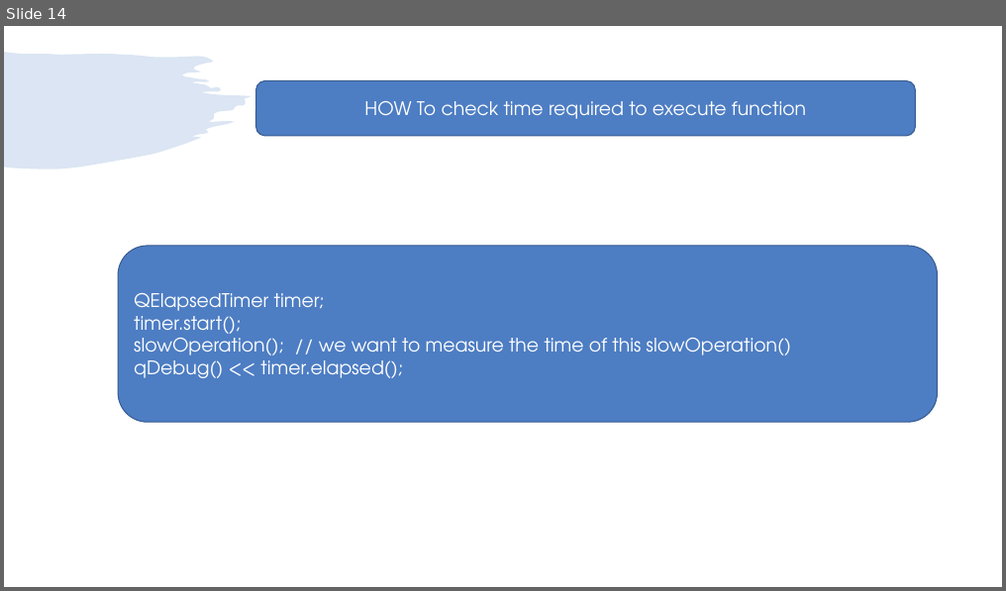
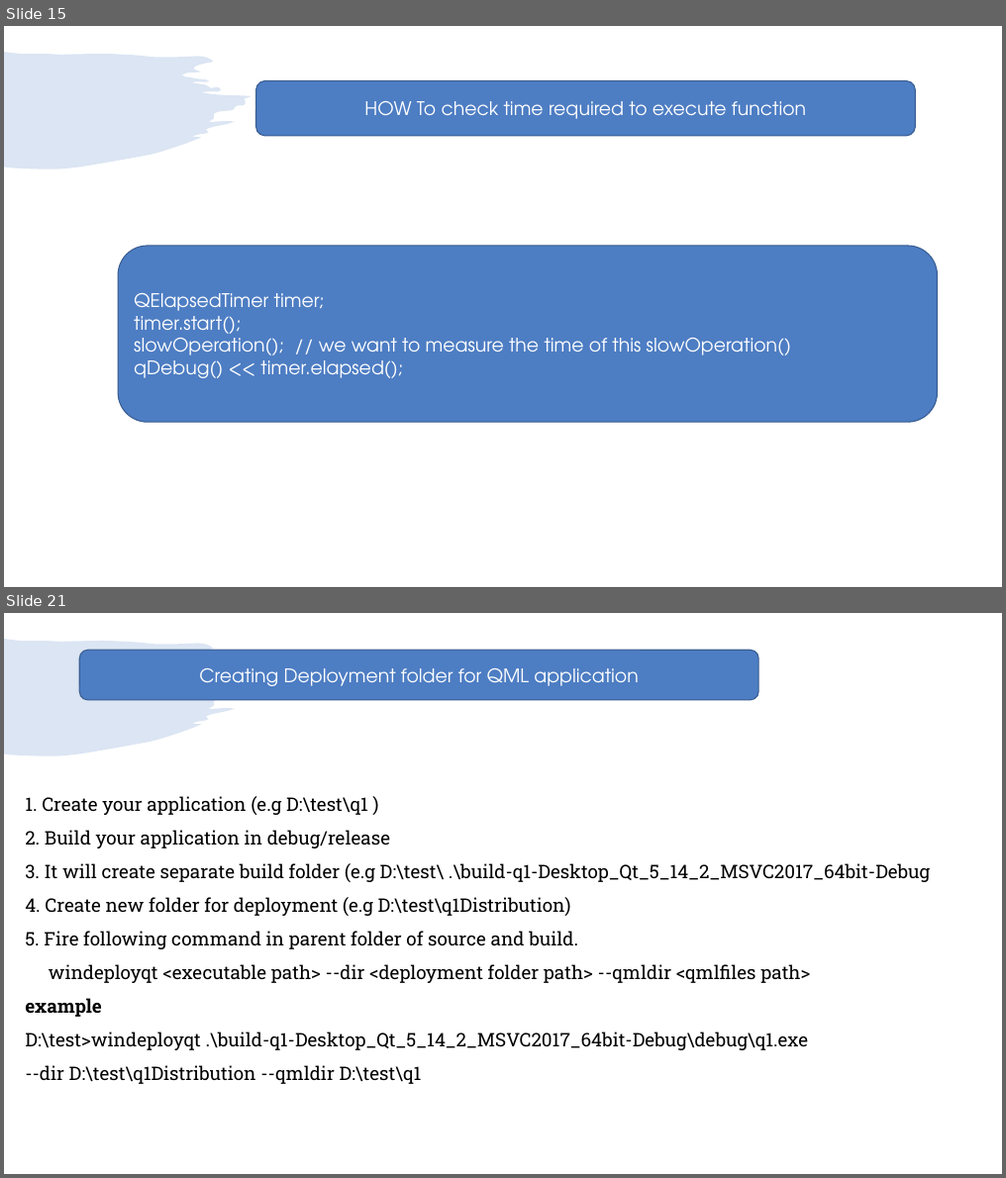
Before and after one commit to girishlande/QtProjects, a slide deck: learnings.pptx. Shown one above the other, each under a label of ours: slide 14 before the commit, slides 15 and 21 after it; the slides between them are not shown. The pictures are 1006x591 and 1006x1178 pixels, drawn with LibreOffice and Linux fonts; fonts in the diff are those of the drawing. Boxes give left, top, right and bottom in pixels: in the first picture for what was removed or moved away, otherwise in the second. Text is boxed around its words. In the diff, an @@ line names an element or a change of style, - is before the commit and + after.

```diff
--- a/learnings.pptx
+++ b/learnings.pptx
@@ slide 21 added at (x1=4, y1=613, x2=1002, y2=1174), background #FFFFFF; not listed: 1 template element that a slide beside it also shows @@
@@ rounded rectangle added at (x1=79, y1=650, x2=758, y2=700), fill #4D7DC3, outline #395C90 1 pt, 18 pt, text #FFFFFF @@
+Creating Deployment folder for QML application
@@ text added at (x1=25, y1=796, x2=930, y2=1084), 18 pt, text #000000 @@
+1. Create your application (e.g D:\test\q1 )
+2. Build your application in debug/release
+3. It will create separate build folder (e.g D:\test\ .\build-q1-Desktop_Qt_5_14_2_MSVC2017_64bit-Debug
+4. Create new folder for deployment (e.g D:\test\q1Distribution)
+5. Fire following command in parent folder of source and build.
+windeployqt <executable path> --dir <deployment folder path> --qmldir <qmlfiles path>
+example
+D:\test>windeployqt .\build-q1-Desktop_Qt_5_14_2_MSVC2017_64bit-Debug\debug\q1.exe
+--dir D:\test\q1Distribution --qmldir D:\test\q1
@@ what was slide 14 is now slide 15 @@
```
Also in this commit, not shown: 10 slides changed, 15 other slides added.
